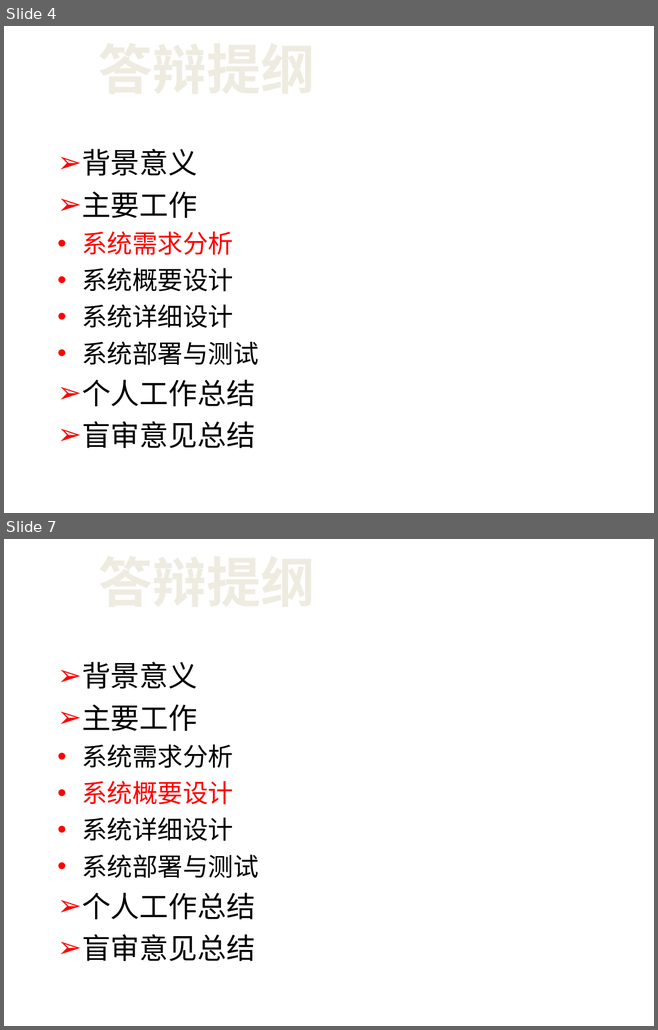
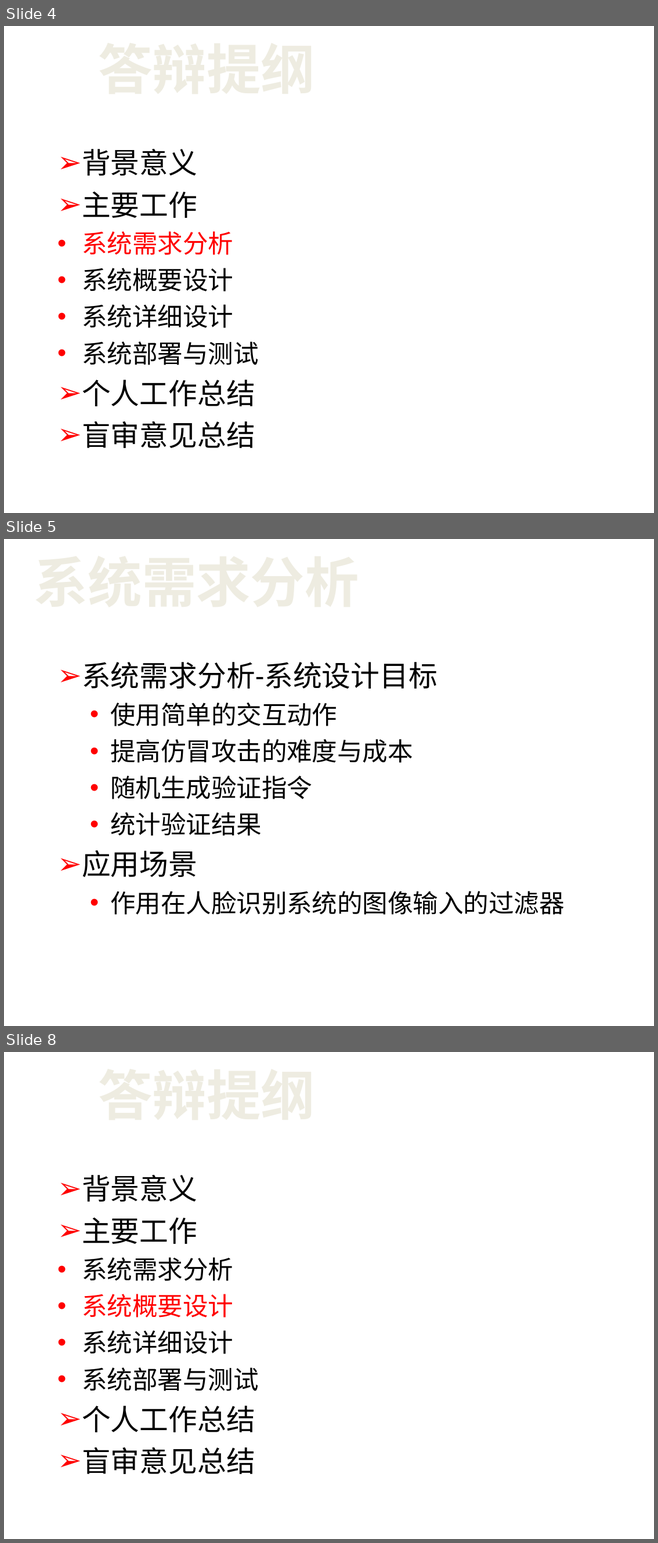
Before and after one commit to netbeen/BiyePaper, a slide deck: 答辩PPT.ppt. Shown one above the other, each under a label of ours: slides 4 and 7 before the commit, slides 4, 5 and 8 after it; the slides between them are not shown. The pictures are 658x1030 and 658x1543 pixels, drawn with LibreOffice and Linux fonts; fonts in the diff are those of the drawing; background and template pictures are left out. Boxes give left, top, right and bottom in pixels: in the first picture for what was removed or moved away, otherwise in the second. Text is boxed around its words. In the diff, an @@ line names an element or a change of style, - is before the commit and + after.

```diff
--- a/答辩PPT.ppt
+++ b/答辩PPT.ppt
@@ slide 5 added at box(4, 539, 654, 1026), background picture (left out) @@
@@ title added at box(17, 548, 376, 614), 60 pt, text #EEECE1, bold @@
+系统需求分析
@@ text added at box(82, 662, 564, 915), 28 pt, text #000000 @@
+➢ 系统需求分析-系统设计目标
+  • 使用简单的交互动作
+  • 提高仿冒攻击的难度与成本
+  • 随机生成验证指令
+  • 统计验证结果
+➢ 应用场景
+  • 作用在人脸识别系统的图像输入的过滤器
@@ what was slide 7 is now slide 8 @@
```
Also in this commit, not shown: 19 slides changed, 2 other slides added, 7 slides removed, 11 other files.
